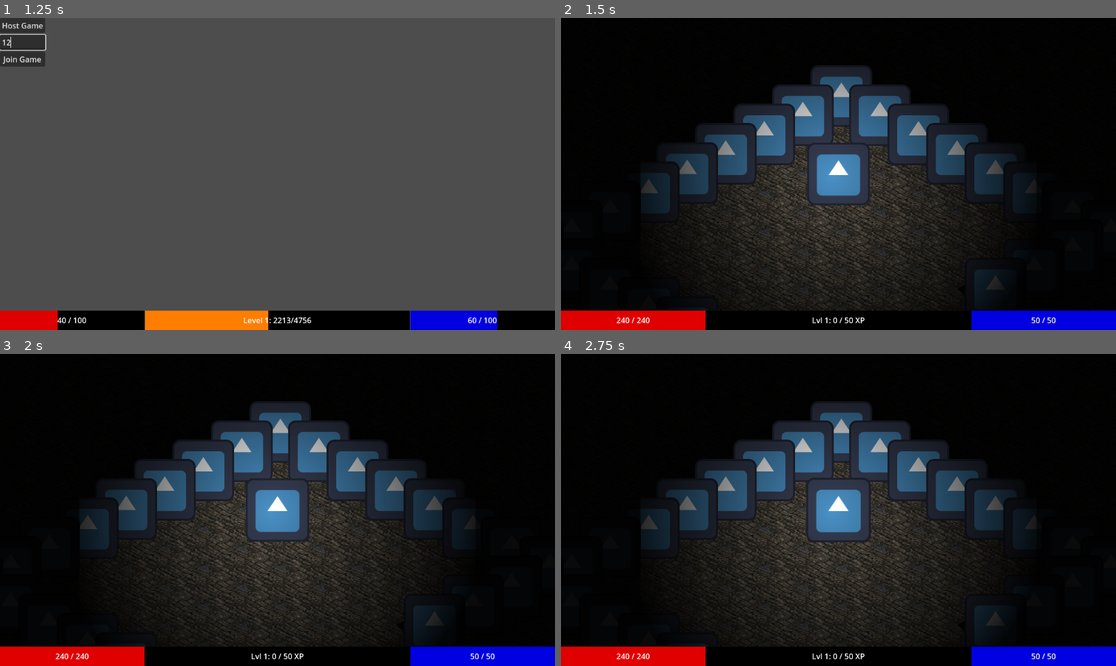
Above: before the commit, frames 1-4 (two rows, left to right).
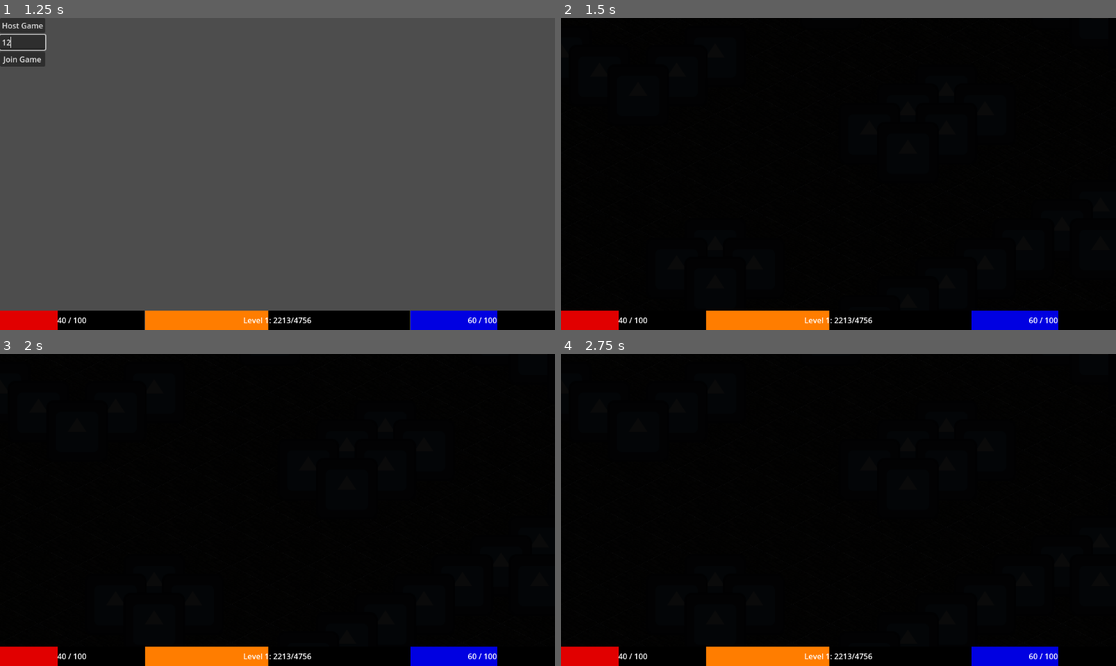
Above: after the commit, the same moments.

Repository: PietPadda/Godot_2D_ARPG
Game: Godot game, scene res://scenes/world/world.tscn
Two runs of this game, one before a commit and one after it. Both use one fixed random seed, a clock stepped at 60 frames per second and the inputs below. The engine's default icon, where the game draws it, is replaced by a stand-in: a white triangle on a blue panel in a dark square.
Inputs (mouse positions are in pixels of both pictures, inside the frame that each line leads up to):
- Up to frame 1 (1.25 s): click (22, 42) at 0.52 s; type "12" at 0.6 s
- Up to frame 2 (1.5 s): click "Host Game" at 1.25 s
- Up to frame 3 (2 s): no input
- Up to frame 4 (2.75 s): tap Enter at 2 s; move the mouse to (960, 494) at 2.02 s; hold E (interact) from 2.03 s (still down); click (960, 494) at 2.17 s

Frame 1 is identical in both runs. In frame 2, 34% of the frame differs, in the area x 10-100%, y 15-100%; in frame 3, 34%; in frame 4, 34%.
Error after the commit: Cannot call method 'set_multiplayer_authority' on a null value. (res://scripts/levels/base_level.gd:24)

Commit message:
refactor(world): move spawners and containers to persistent World scene

Diff:
--- a/scenes/levels/main.tscn
+++ b/scenes/levels/main.tscn
@@ -44,12 +44,6 @@
 position = Vector2(1668, 347)
 target_scene_path = "uid://d3xic0inlmby0"
 
-[node name="PlayerContainer" type="Node2D" parent="."]
-
-[node name="PlayerSpawner" type="MultiplayerSpawner" parent="."]
-_spawnable_scenes = PackedStringArray("uid://c04jx6vcgex1j")
-spawn_path = NodePath("../PlayerContainer")
-
 [node name="PlayerSpawnPoints" type="Node2D" parent="."]
 
 [node name="PlayerSpawnPoint1" type="Marker2D" parent="PlayerSpawnPoints"]
@@ -64,12 +58,6 @@
 [node name="PlayerSpawnPoint4" type="Marker2D" parent="PlayerSpawnPoints"]
 position = Vector2(175, -94)
 
-[node name="EnemyContainer" type="Node2D" parent="."]
-
-[node name="EnemySpawner" type="MultiplayerSpawner" parent="."]
-_spawnable_scenes = PackedStringArray("uid://dg2sqch3jtd3h")
-spawn_path = NodePath("../EnemyContainer")
-
 [node name="EnemySpawnPoints" type="Node2D" parent="."]
 
 [node name="EnemySpawnPoint1" type="Marker2D" parent="EnemySpawnPoints"]
@@ -615,17 +603,5 @@
 [node name="EnemySpawnPoint181" type="Marker2D" parent="EnemySpawnPoints"]
 position = Vector2(-2887, 899)
 
-[node name="LootContainer" type="Node2D" parent="."]
-
-[node name="LootSpawner" type="MultiplayerSpawner" parent="."]
-_spawnable_scenes = PackedStringArray("uid://boxuys3wl2v3p")
-spawn_path = NodePath("../LootContainer")
-
-[node name="ProjectileContainer" type="Node2D" parent="."]
-
-[node name="ProjectileSpawner" type="MultiplayerSpawner" parent="."]
-_spawnable_scenes = PackedStringArray("uid://dfce8t7pklgpr")
-spawn_path = NodePath("../ProjectileContainer")
-
 [node name="CanvasModulate" type="CanvasModulate" parent="."]
 color = Color(0.039215688, 0.039215688, 0.039215688, 1)
--- a/scenes/levels/town.tscn
+++ b/scenes/levels/town.tscn
@@ -33,12 +33,6 @@
 [node name="ShopNpc" parent="." instance=ExtResource("7_0x67q")]
 position = Vector2(1270, 152)
 
-[node name="PlayerContainer" type="Node2D" parent="."]
-
-[node name="PlayerSpawner" type="MultiplayerSpawner" parent="."]
-_spawnable_scenes = PackedStringArray("uid://c04jx6vcgex1j")
-spawn_path = NodePath("../PlayerContainer")
-
 [node name="PlayerSpawnPoints" type="Node2D" parent="."]
 
 [node name="PlayerSpawnPoint1" type="Marker2D" parent="PlayerSpawnPoints"]
--- a/scenes/world/world.tscn
+++ b/scenes/world/world.tscn
@@ -10,3 +10,27 @@
 [node name="HUD" parent="." instance=ExtResource("1_dphjl")]
 
 [node name="LevelContainer" type="Node" parent="." groups=["level_container"]]
+
+[node name="PlayerSpawner" type="MultiplayerSpawner" parent="."]
+_spawnable_scenes = PackedStringArray("uid://c04jx6vcgex1j")
+spawn_path = NodePath("../PlayerContainer")
+
+[node name="PlayerContainer" type="Node2D" parent="."]
+
+[node name="EnemySpawner" type="MultiplayerSpawner" parent="."]
+_spawnable_scenes = PackedStringArray("uid://dg2sqch3jtd3h")
+spawn_path = NodePath("../EnemyContainer")
+
+[node name="EnemyContainer" type="Node2D" parent="."]
+
+[node name="LootSpawner" type="MultiplayerSpawner" parent="."]
+_spawnable_scenes = PackedStringArray("uid://boxuys3wl2v3p")
+spawn_path = NodePath("../LootContainer")
+
+[node name="LootContainer" type="Node2D" parent="."]
+
+[node name="ProjectileSpawner" type="MultiplayerSpawner" parent="."]
+_spawnable_scenes = PackedStringArray("uid://dfce8t7pklgpr")
+spawn_path = NodePath("../ProjectileContainer")
+
+[node name="ProjectileContainer" type="Node2D" parent="."]
